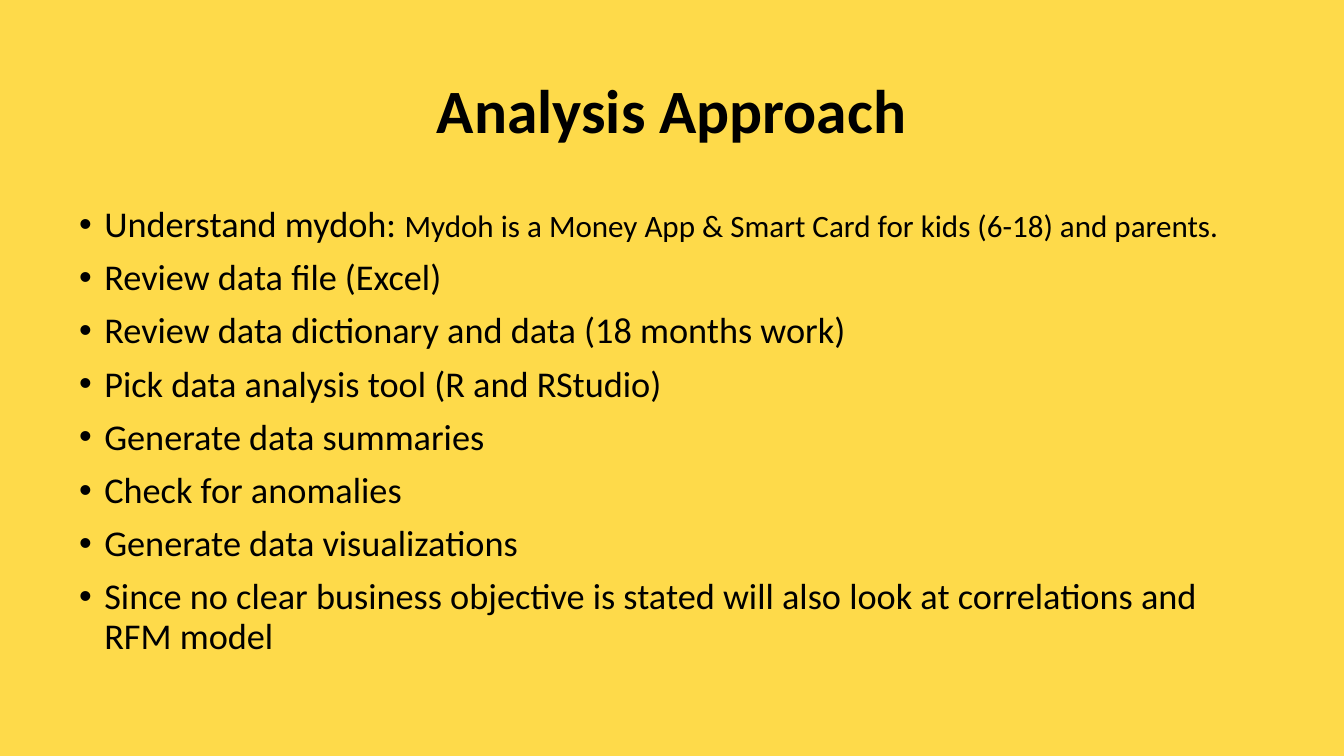
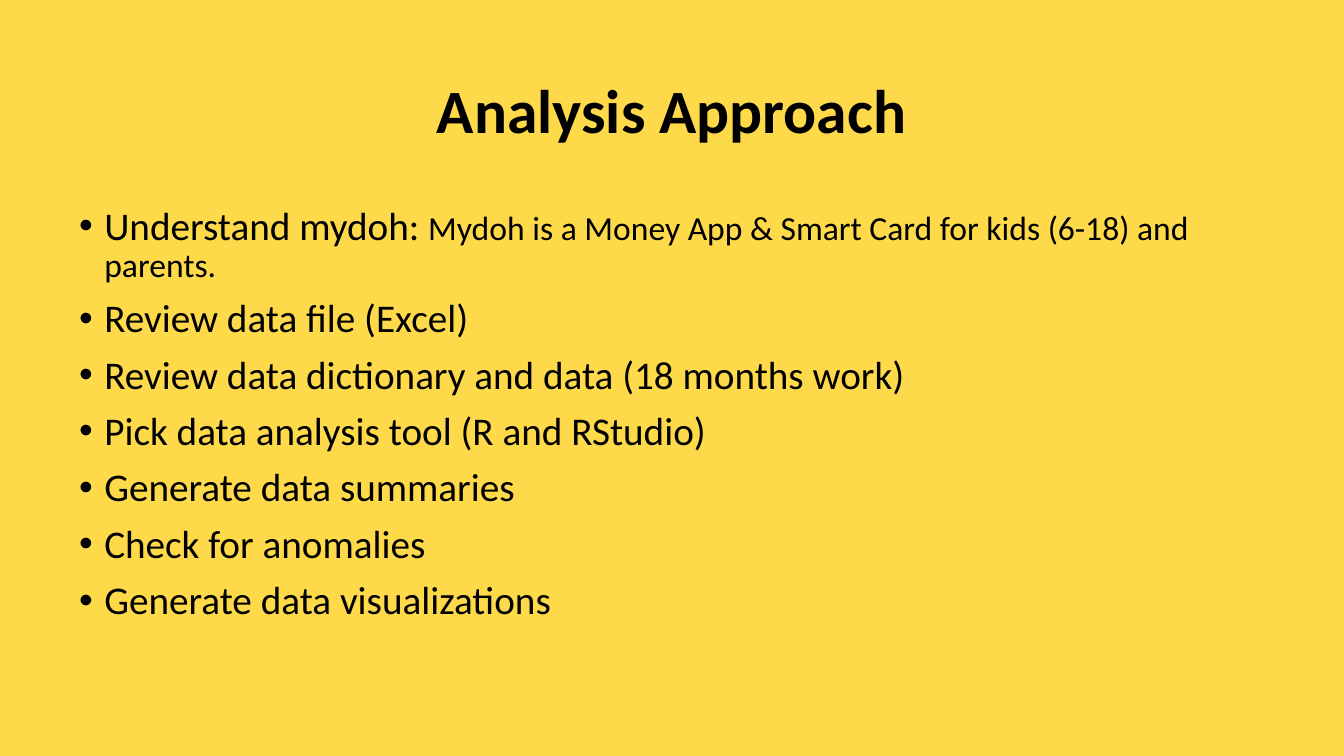
Before and after one commit to edimaudo/interview-questions, a slide deck: slide 2 of RBC/MyDoh_assignment.pptx. Drawn at 1344x756 pixels with LibreOffice and Linux fonts; fonts in the diff are those of the drawing. Boxes give left, top, right and bottom in pixels: in the first picture for what was removed or moved away, otherwise in the second. Text is boxed around its words. In the diff, an @@ line names an element or a change of style, - is before the commit and + after.

```diff
--- a/RBC/MyDoh_assignment.pptx
+++ b/RBC/MyDoh_assignment.pptx
@@ text "Understand mydoh: Mydoh is a ..." at <box>104,212,1188,615</box>: size 25.9 to 28 pt in "Understand mydoh:", "Review data file (Excel)", "Review data dictionary and data (18 months ...", "Pick data analysis tool (R and RStudio)" and 3 more places; size 22.2 to 24 pt in "Mydoh is a Money App & Smart ..." @@
@@ text at <box>104,583,1196,650</box>: paragraph removed @@
-• Since no clear business objective is stated will also look at correlations and RFM model
```
Also in this commit, not shown: 4 other slides changed, 1 slide removed.
